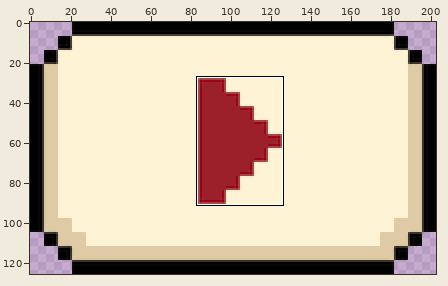
Sprite sheet, stored at catchThis/Assets.xcassets/button.imageset/button@2x.png. The first picture is a wide view before the edit; the outline marks the close-up.
Close-up. Old version:
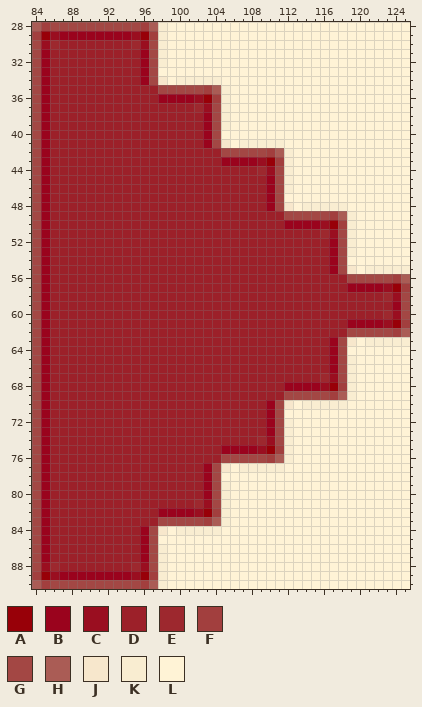
The file is 203x126 pixels. Pixels under 10% opacity are left out. Colours within 5 levels of each other are drawn and written as one. Shown: x 84..125, y 28..90.
Palette (. is transparent): A #980008  B #9a031d  C #9a0e20  D #9c2029  E #9d282e  F #a23f3e  G #a34744  H #aa5c55  J #f7e7cc  K #f9edd1  L #fff3d6
New version:
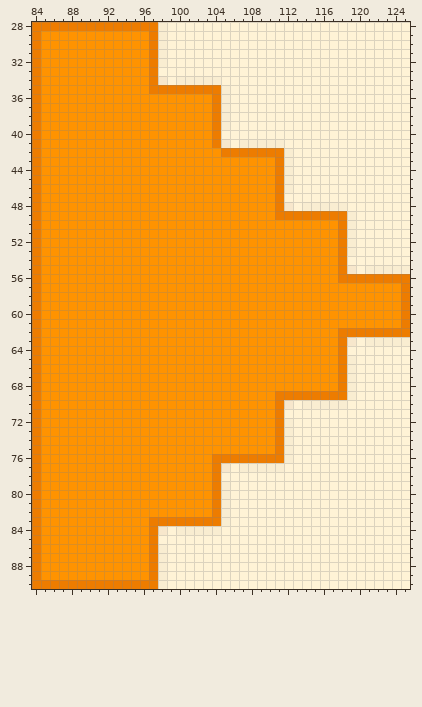
The edit:
colour D: #9c2029 -> #ff9300
colour G: #a34744 -> #ed7c00
Changed rows in their new state; - is a pixel that keeps its letter.
first column x 84:
28 GG----------GG----------------------------
29 GDDDDDDDDDDDDG----------------------------
30 -DD--------DD-----------------------------
31 -D----------D-----------------------------
32 -D----------D-----------------------------
33 -D----------D-----------------------------
34 -D----------D-----------------------------
35 -D-----------G-----GG---------------------
36 -D------------DDDDDDG---------------------
37 -D----------------DD----------------------
38 -D-----------------D----------------------
39 -D-----------------D----------------------
40 -D-----------------D----------------------
41 -D-----------------D----------------------
42 -D------------------------GG--------------
43 -D-------------------DDDDDDG--------------
44 -D-----------------------DD---------------
45 -D------------------------D---------------
46 -D------------------------D---------------
47 -D------------------------D---------------
48 -D------------------------D---------------
49 -D-------------------------G-----GG-------
50 -D--------------------------DDDDDDG-------
51 -D------------------------------DD--------
52 -D-------------------------------D--------
53 -D-------------------------------D--------
54 -D-------------------------------D--------
55 -D-------------------------------D--------
56 -D--------------------------------G-----GG
57 -D---------------------------------DDDDDDG
58 -D-------------------------------------DD-
59 -D--------------------------------------D-
60 -D-------------------------------------DD-
61 -D---------------------------------DDDDDDG
62 -D--------------------------------G-----GG
63 -D-------------------------------D--------
64 -D-------------------------------D--------
65 -D-------------------------------D--------
66 -D-------------------------------D--------
67 -D------------------------------DD--------
68 -D--------------------------DDDDDDG-------
69 -D-------------------------G-----GG-------
70 -D------------------------D---------------
71 -D------------------------D---------------
72 -D------------------------D---------------
73 -D------------------------D---------------
74 -D-----------------------DD---------------
75 -D-------------------DDDDDDG--------------
76 -D------------------G-----GG--------------
77 -D-----------------D----------------------
78 -D-----------------D----------------------
79 -D-----------------D----------------------
80 -D-----------------D----------------------
81 -D----------------DD----------------------
82 -D------------DDDDDDG---------------------
83 -D-----------G-----GG---------------------
84 -D----------D-----------------------------
85 -D----------D-----------------------------
86 -D----------D-----------------------------
87 -D----------D-----------------------------
88 -DD--------DD-----------------------------
89 GDDDDDDDDDDDDG----------------------------
90 GG----------GG----------------------------
Changed places in both close-ups, as pixel boxes (x1, y1, x2, y2):
changed: (32, 22, 410, 589)
